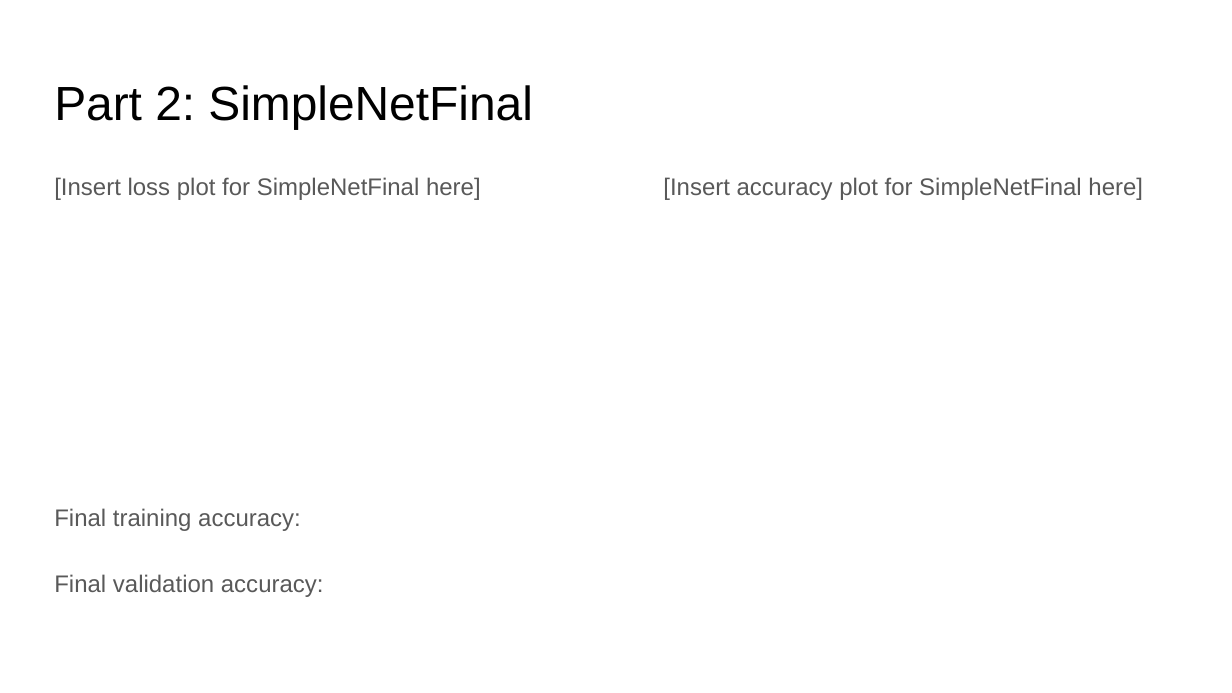
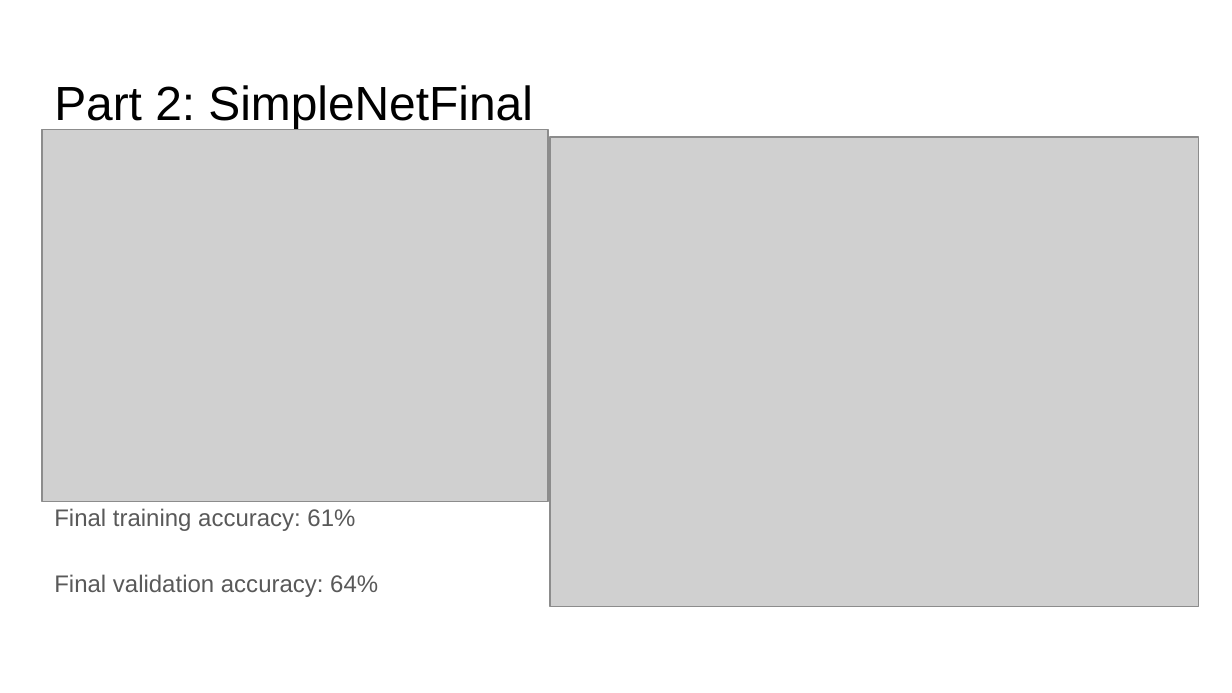
Before and after one commit to anirudh-arunkumar/ComputerVision, a slide deck: slide 4 of project-3-main/docs/proj3_report.pptx. Drawn at 1232x693 pixels with LibreOffice and Linux fonts; fonts in the diff are those of the drawing; grey boxes stand for pictures. Boxes give left, top, right and bottom in pixels: in the first picture for what was removed or moved away, otherwise in the second. Text is boxed around its words. In the diff, an @@ line names an element or a change of style, - is before the commit and + after.

```diff
--- a/project-3-main/docs/proj3_report.pptx
+++ b/project-3-main/docs/proj3_report.pptx
@@ picture added at box(42, 129, 548, 501) @@
@@ picture added at box(549, 137, 1198, 606) @@
@@ text removed at box(663, 177, 1143, 200) @@
-[Insert accuracy plot for SimpleNetFinal here]
@@ text at box(54, 508, 378, 597): text changed @@
-Final training accuracy:
-Final validation accuracy:
+Final training accuracy: 61%
+Final validation accuracy: 64%
```
Also in this commit, not shown: 12 other slides changed, 1 slide added, 1 slide removed, 14 other files.
